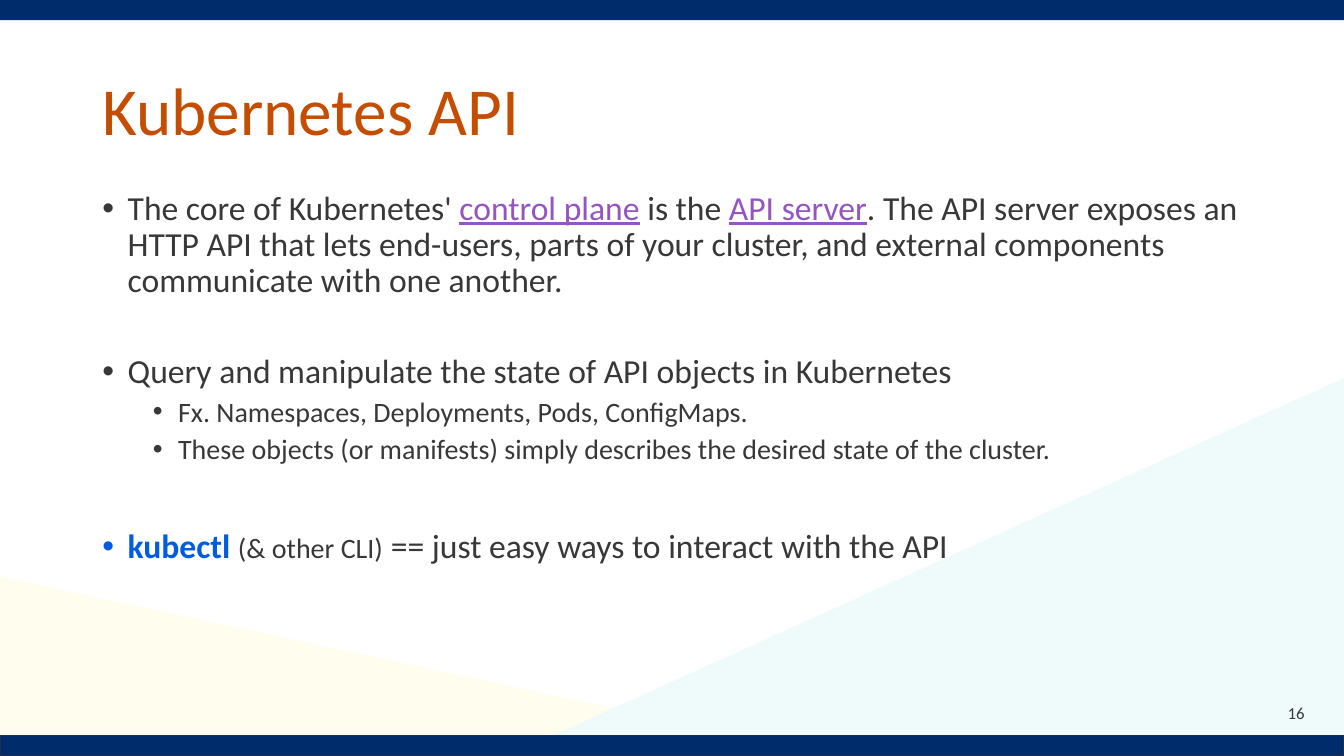
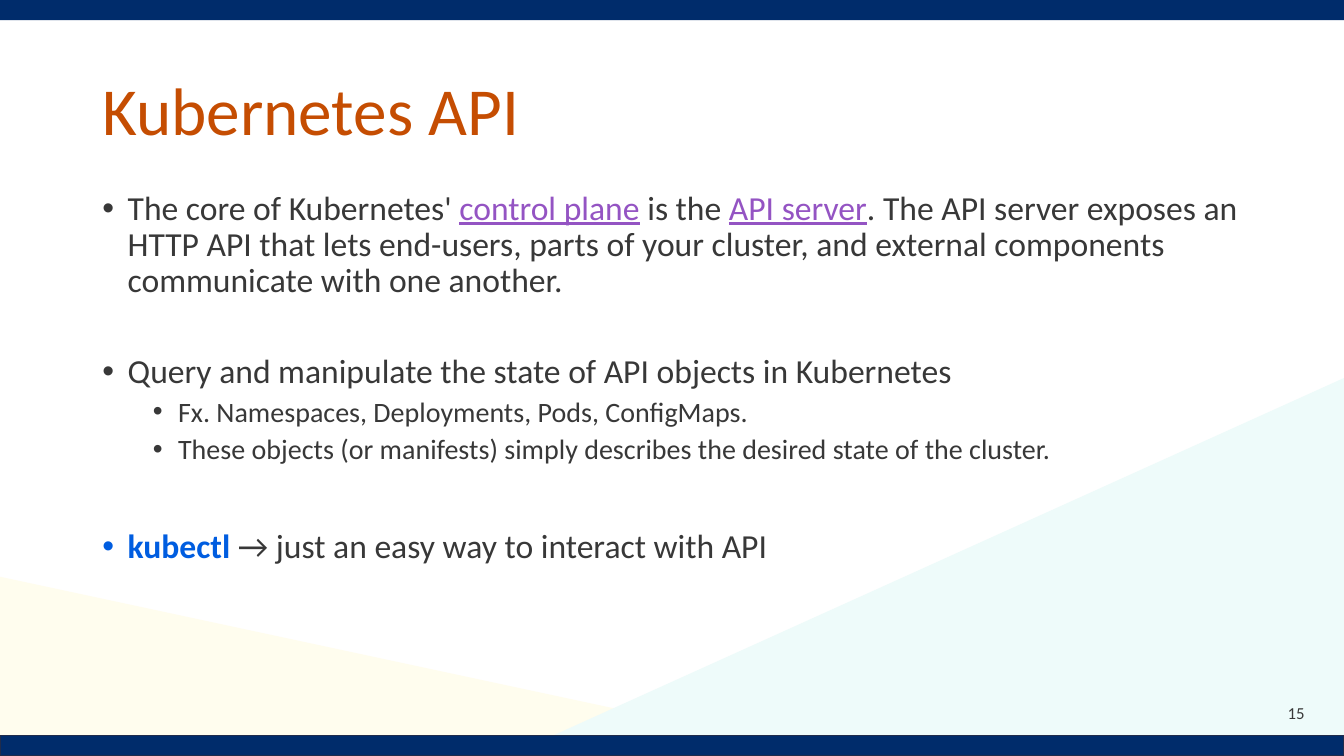
Before and after one commit to Notalib/workshop-kubernetes, a slide deck: slide 15 of Kubernetes_workshop.pptx (slide 16 before the commit). Drawn at 1344x756 pixels with LibreOffice and Linux fonts; fonts in the diff are those of the drawing; background and template pictures are left out. Boxes give left, top, right and bottom in pixels: in the first picture for what was removed or moved away, otherwise in the second. Text is boxed around its words. In the diff, an @@ line names an element or a change of style, - is before the commit and + after.

```diff
--- a/Kubernetes_workshop.pptx
+++ b/Kubernetes_workshop.pptx
@@ text at (x1=128, y1=534, x2=767, y2=564): text changed @@
-• kubectl (& other CLI) == just easy ways to interact with the API
+• kubectl → just an easy way to interact with API
@@ page number at (x1=1288, y1=708, x2=1305, y2=719): text changed @@
-16
+15
```
Also in this commit, not shown: 13 other slides changed, 6 slides added, 3 slides removed, 10 other files.
